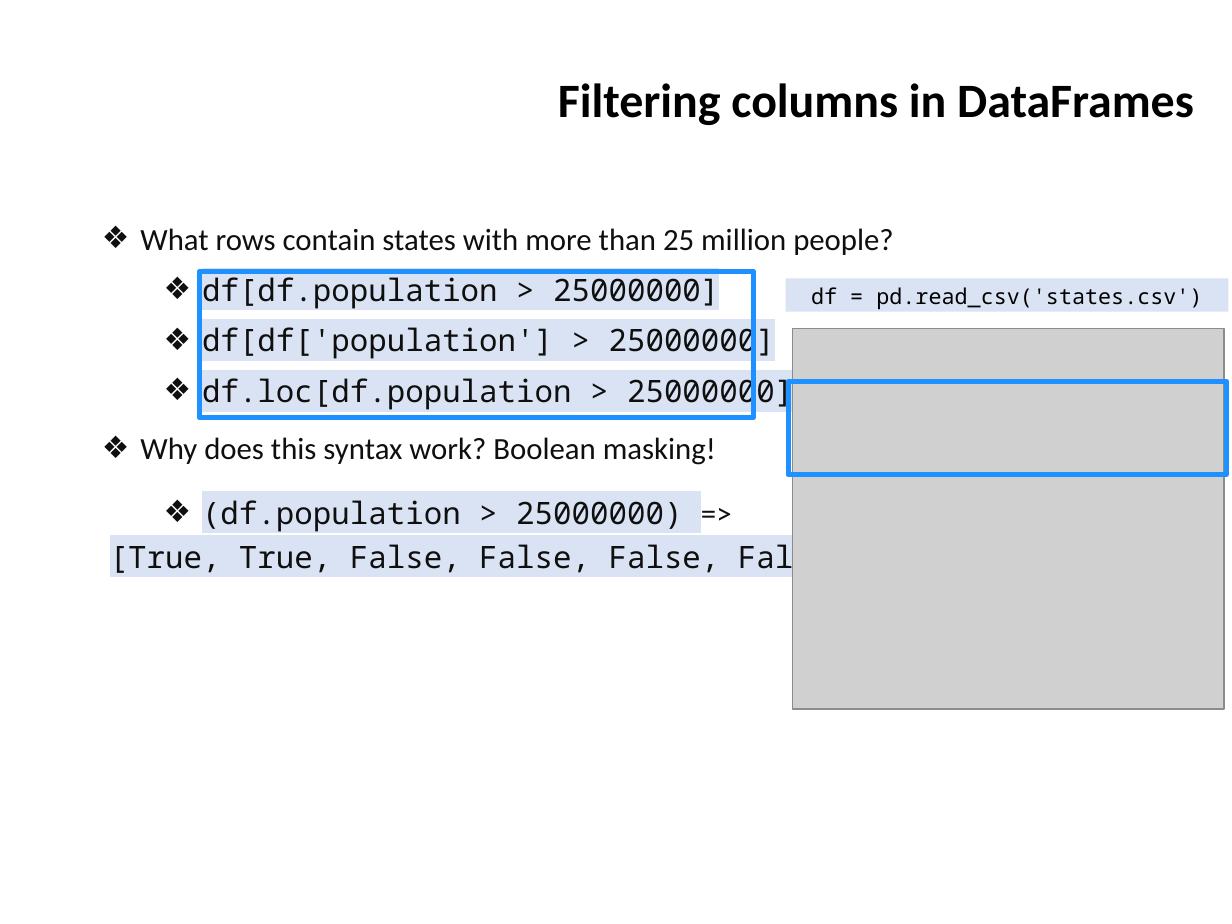
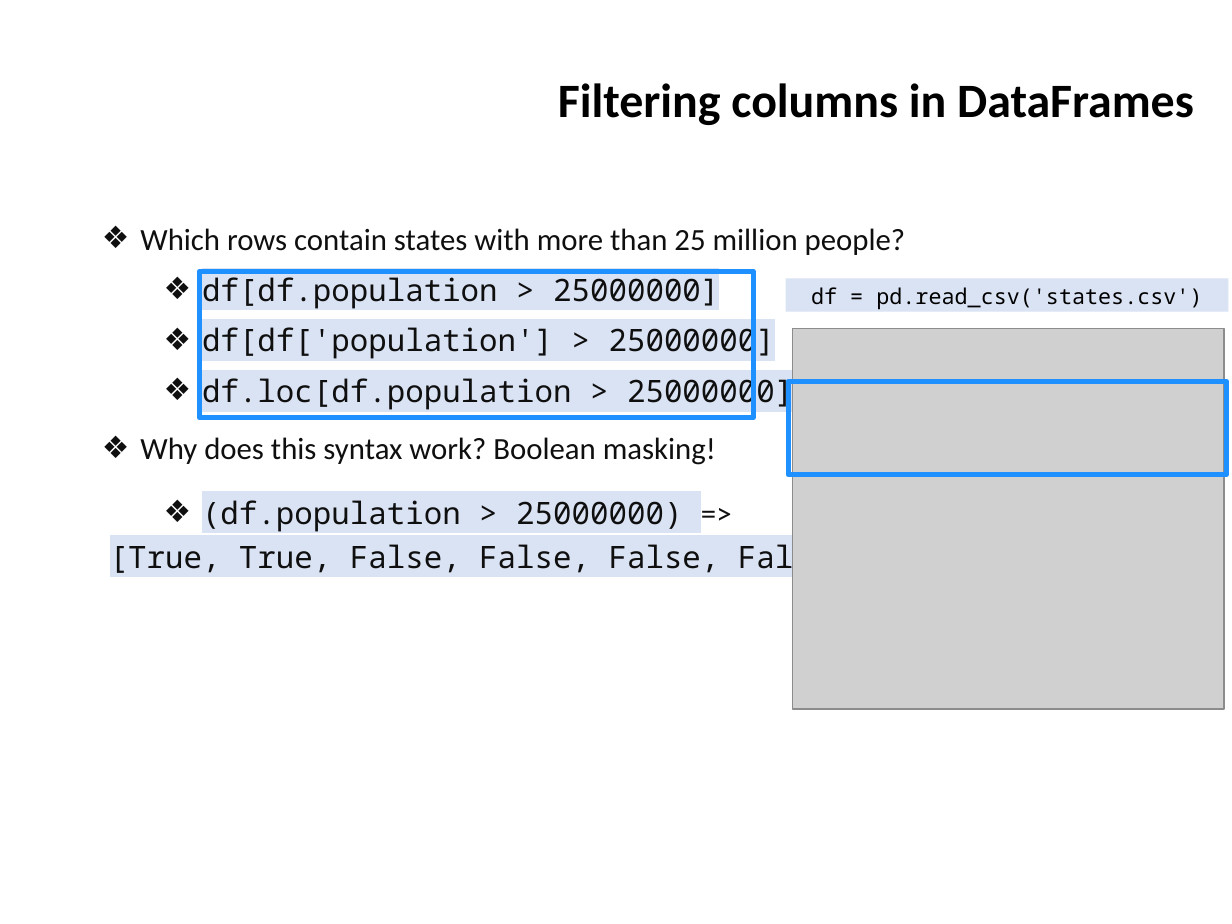
Before and after one commit to ifromm/fcsp, a slide deck: slide 23 of Slides/unit_8_prog_5.pptx. Drawn at 1232x924 pixels with LibreOffice and Linux fonts; fonts in the diff are those of the drawing; grey boxes stand for pictures; background and template pictures are left out. Boxes give left, top, right and bottom in pixels: in the first picture for what was removed or moved away, otherwise in the second. Text is boxed around its words. In the diff, an @@ line names an element or a change of style, - is before the commit and + after.

```diff
--- a/Slides/unit_8_prog_5.pptx
+++ b/Slides/unit_8_prog_5.pptx
@@ text at [140, 228, 905, 255]: text changed @@
-  ❖ What rows contain states with more than 25 million people?
+  ❖ Which rows contain states with more than 25 million people?
```
Also in this commit, not shown: 7 other slides changed.
